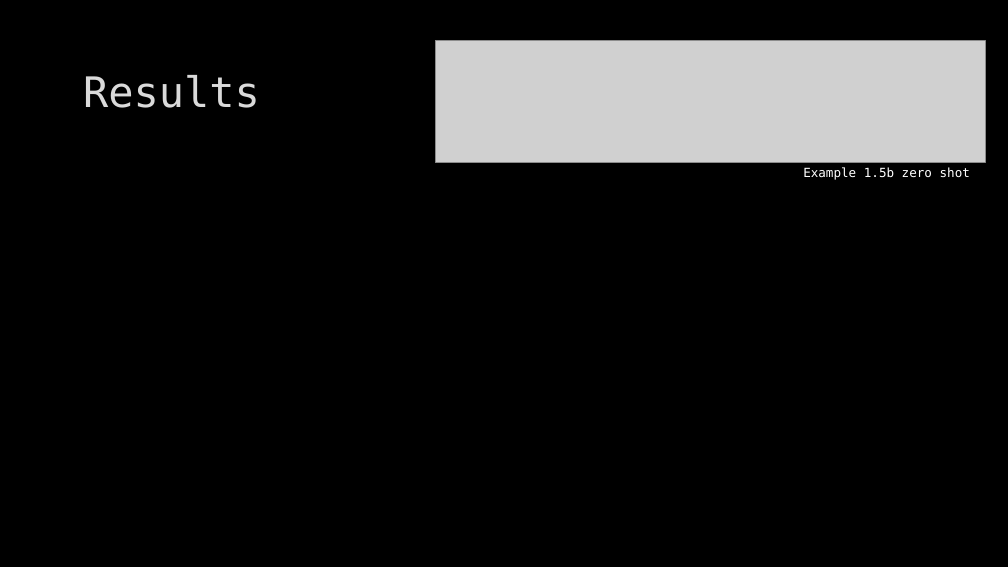
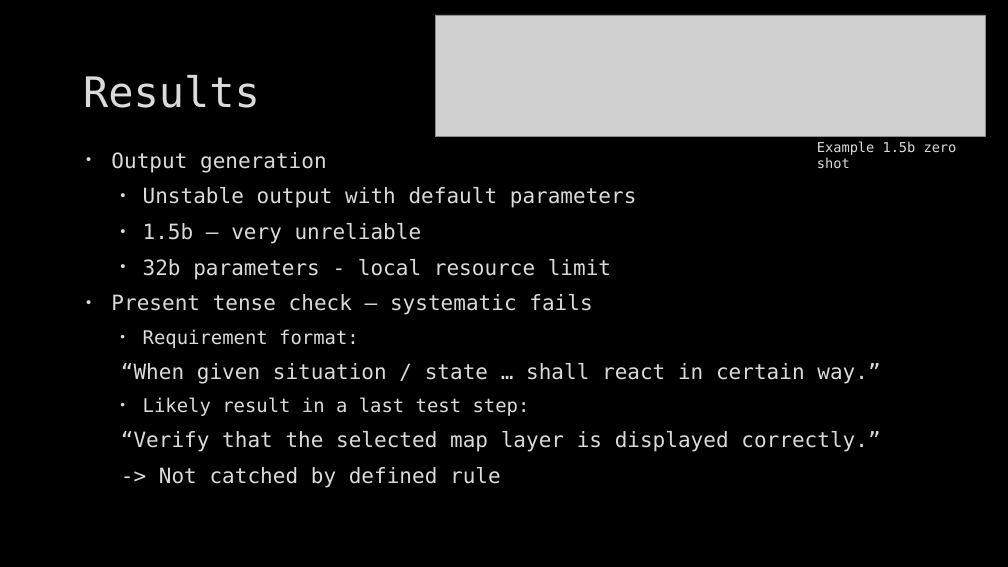
Before and after one commit to as-cal8/RBST-prompt-engineering, a slide deck: slide 9 of presentation/RBST_prompt-eng [Autosaved].pptx. Drawn at 1008x567 pixels with LibreOffice and Linux fonts; fonts in the diff are those of the drawing; grey boxes stand for pictures; background and template pictures are left out. Boxes give left, top, right and bottom in pixels: in the first picture for what was removed or moved away, otherwise in the second. Text is boxed around its words. In the diff, an @@ line names an element or a change of style, - is before the commit and + after.

```diff
--- a/presentation/RBST_prompt-eng [Autosaved].pptx
+++ b/presentation/RBST_prompt-eng [Autosaved].pptx
@@ picture: place and size @@
-picture at [436,41,986,163]
+picture at [436,15,986,137]
@@ text "Example 1.5b zero shot": place and size @@
-text "Example 1.5b zero shot" at [803,167,970,180]
+text "Example 1.5b zero shot" at [817,141,957,168]
@@ text "Example 1.5b zero shot" at [817,141,957,168]: size 12 to 12.9 pt, text colour #FFFFFF to #DADADA, letter outline none to #404040 0.75 pt; alignment right to left; indent changed; more space between paragraphs @@
@@ text added at [111,152,880,488], 20 pt, text #DADADA @@
+• Output generation
+  • Unstable output with default parameters
+  • 1.5b – very unreliable
+  • 32b parameters - local resource limit
+• Present tense check – systematic fails
+  • Requirement format:
+  “When given situation / state … shall react in certain way.”
+  • Likely result in a last test step:
+  “Verify that the selected map layer is displayed correctly.”
+  -> Not catched by defined rule
```
Also in this commit, not shown: 7 other slides changed, 1 other file.
